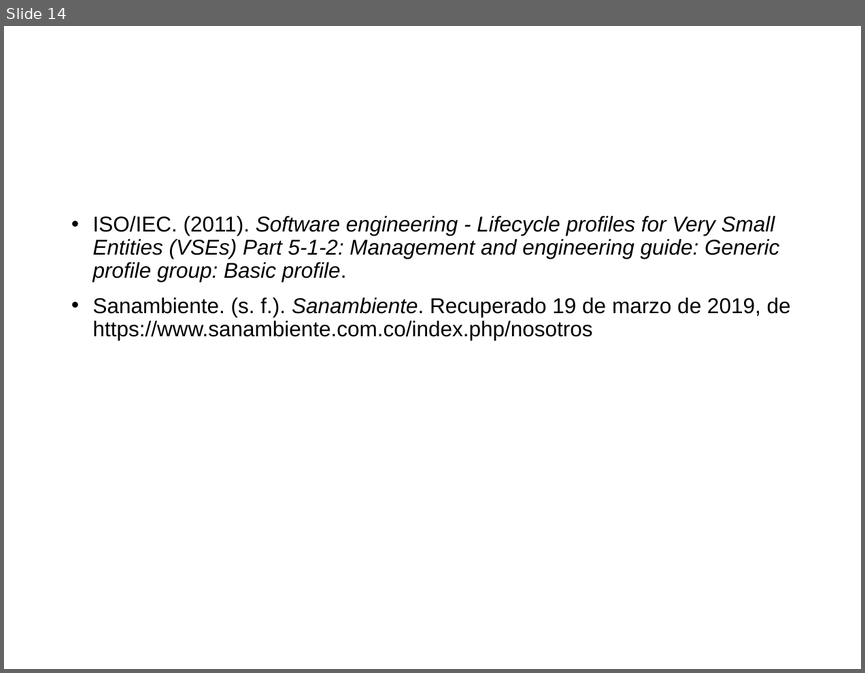
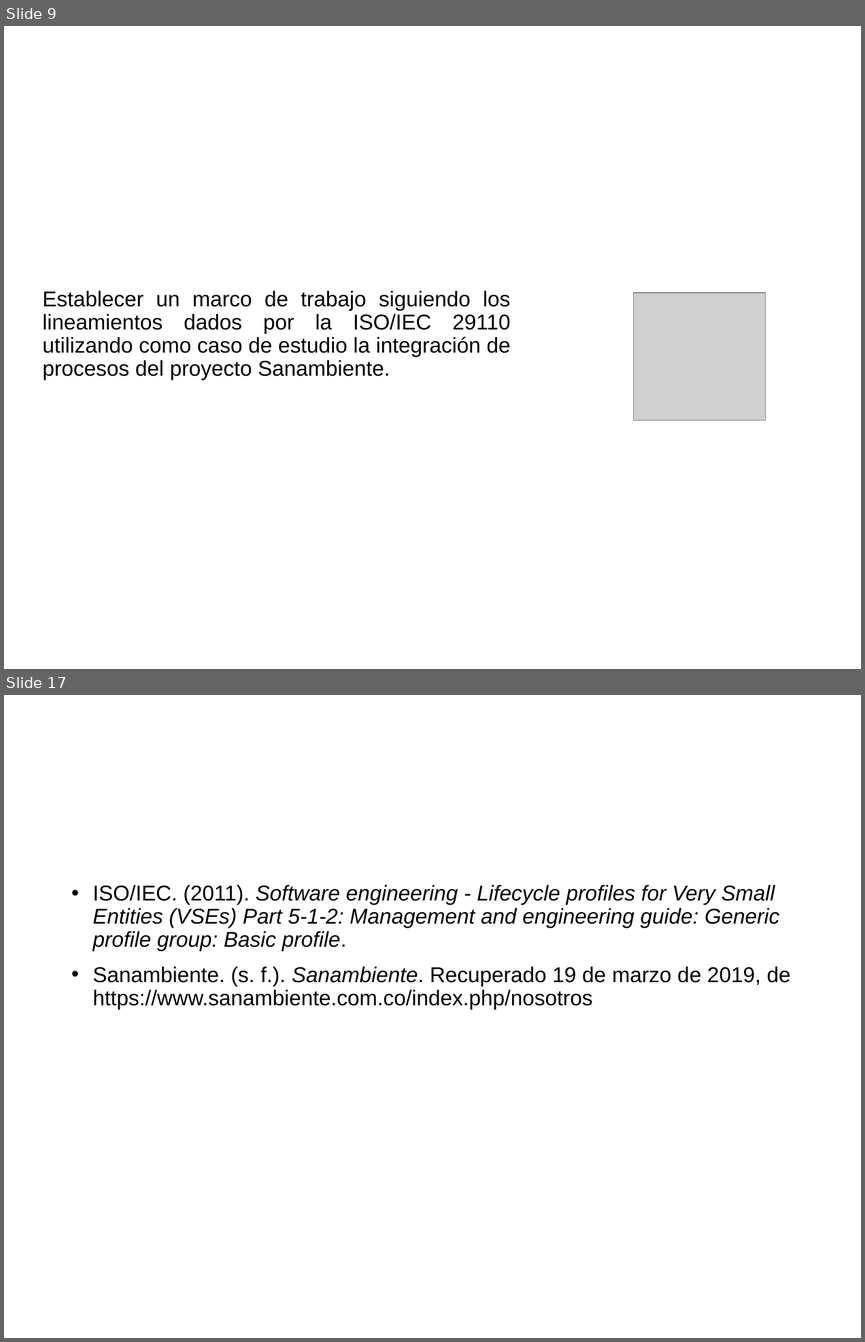
Before and after one commit to cristianpazu/Proyecto-Sanambiente, a slide deck: Documento(s) de proyecto de grado/Presentación del proyecto de grado.pptx. Shown one above the other, each under a label of ours: slide 14 before the commit, slides 9 and 17 after it; the slides between them are not shown. The pictures are 865x673 and 865x1342 pixels, drawn with LibreOffice and Linux fonts; fonts in the diff are those of the drawing; grey boxes stand for pictures; background and template pictures are left out. Boxes give left, top, right and bottom in pixels: in the first picture for what was removed or moved away, otherwise in the second. Text is boxed around its words. In the diff, an @@ line names an element or a change of style, - is before the commit and + after.

```diff
--- a/Documento(s) de proyecto de grado/Presentación del proyecto de grado.pptx
+++ b/Documento(s) de proyecto de grado/Presentación del proyecto de grado.pptx
@@ slide 9 added at (4,26,861,669), background picture (left out) @@
@@ title added at (547,237,851,284), 25 pt, text #FFFFFF, bold @@
+Objetivo general
@@ text added at (43,291,511,380), 18 pt, text #000000 @@
+Establecer un marco de trabajo siguiendo los lineamientos dados por la ISO/IEC 29110 utilizando como caso de estudio la integración de procesos del proyecto Sanambiente.
@@ picture added at (634,293,766,420) @@
@@ what was slide 14 is now slide 17 @@
```
Also in this commit, not shown: 9 slides changed, 3 other slides added, 1 slide removed, 1 other file.
